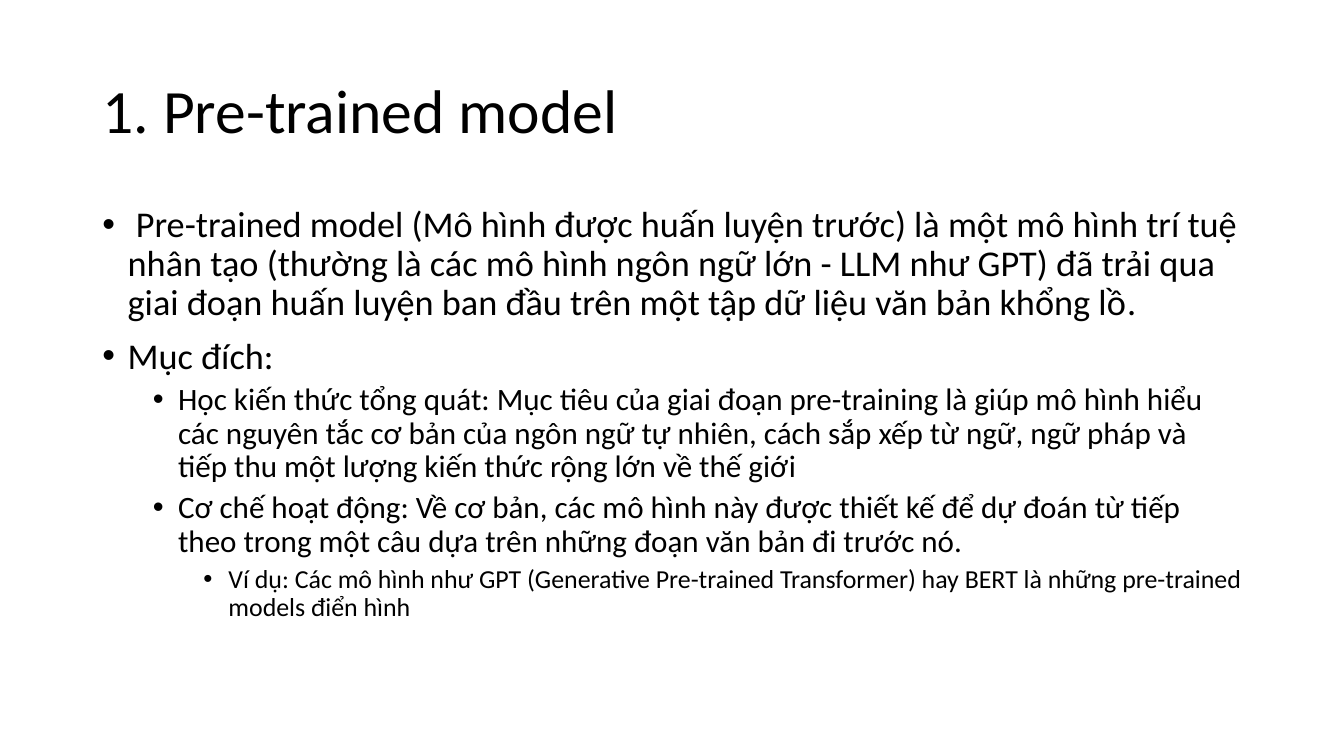
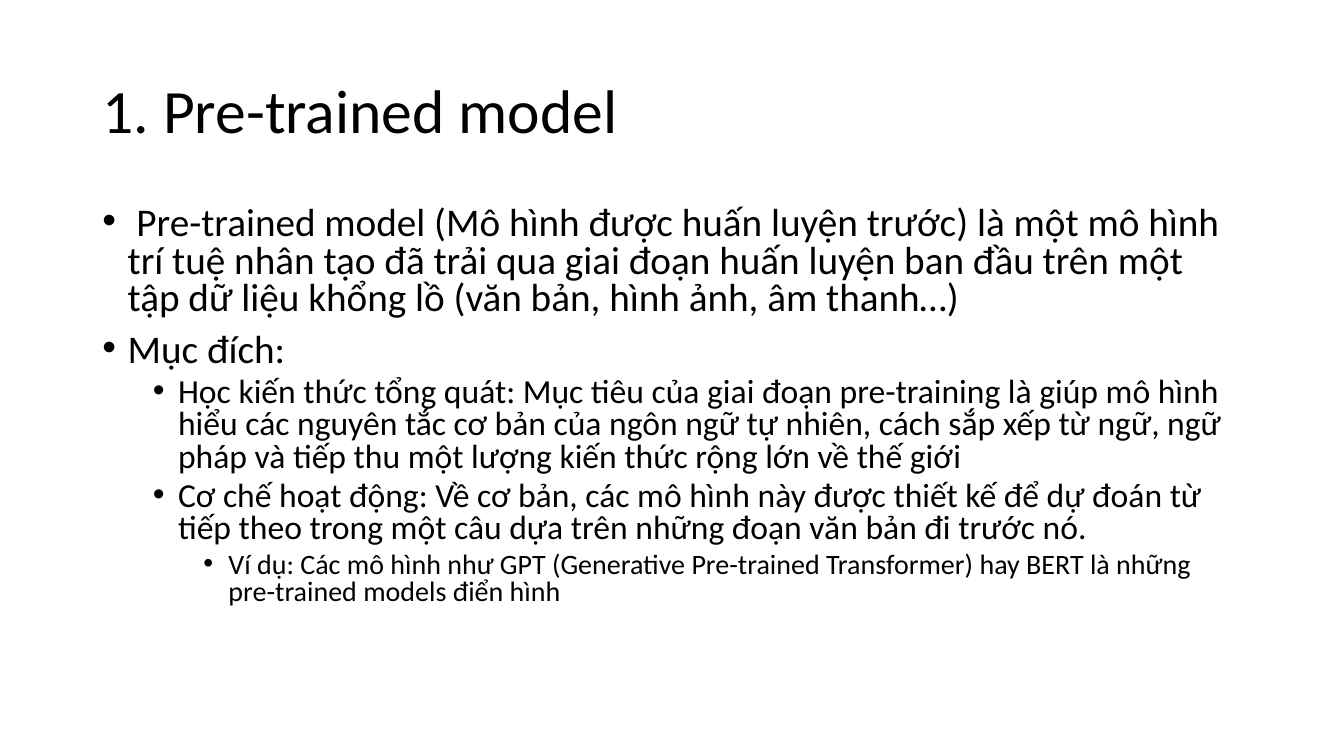
Before and after one commit to longdd90jp/sample-ai, a slide deck: slide 2 of fine-tune-pc/AI-Fine_Tune.pptx. Drawn at 1344x756 pixels with LibreOffice and Linux fonts; fonts in the diff are those of the drawing. Boxes give left, top, right and bottom in pixels: in the first picture for what was removed or moved away, otherwise in the second. Text is boxed around its words. In the diff, an @@ line names an element or a change of style, - is before the commit and + after.

```diff
--- a/fine-tune-pc/AI-Fine_Tune.pptx
+++ b/fine-tune-pc/AI-Fine_Tune.pptx
@@ text at <box>128,206,1219,318</box>: text changed; size 25.9 to 28 pt @@
-• Pre-trained model (Mô hình được huấn luyện trước) là một mô hình trí tuệ nhân tạo (thường là các mô hình ngôn ngữ lớn - LLM như GPT) đã trải qua giai đoạn huấn luyện ban đầu trên một tập dữ liệu văn bản khổng lồ.
+• Pre-trained model (Mô hình được huấn luyện trước) là một mô hình trí tuệ nhân tạo đã trải qua giai đoạn huấn luyện ban đầu trên một tập dữ liệu khổng lồ (văn bản, hình ảnh, âm thanh…)
@@ text at <box>128,335,1221,606</box>: size 25.9 to 28 pt in "Mục đích:"; size 22.2 to 24 pt in "Học kiến thức tổng quát: Mục tiêu ...", "Cơ chế hoạt động: Về cơ bản, ..."; size 18.5 to 20 pt in "Ví dụ: Các mô hình như GPT ..."; line spacing 0.9 to 0.8 @@
```
Also in this commit, not shown: 8 slides added.
